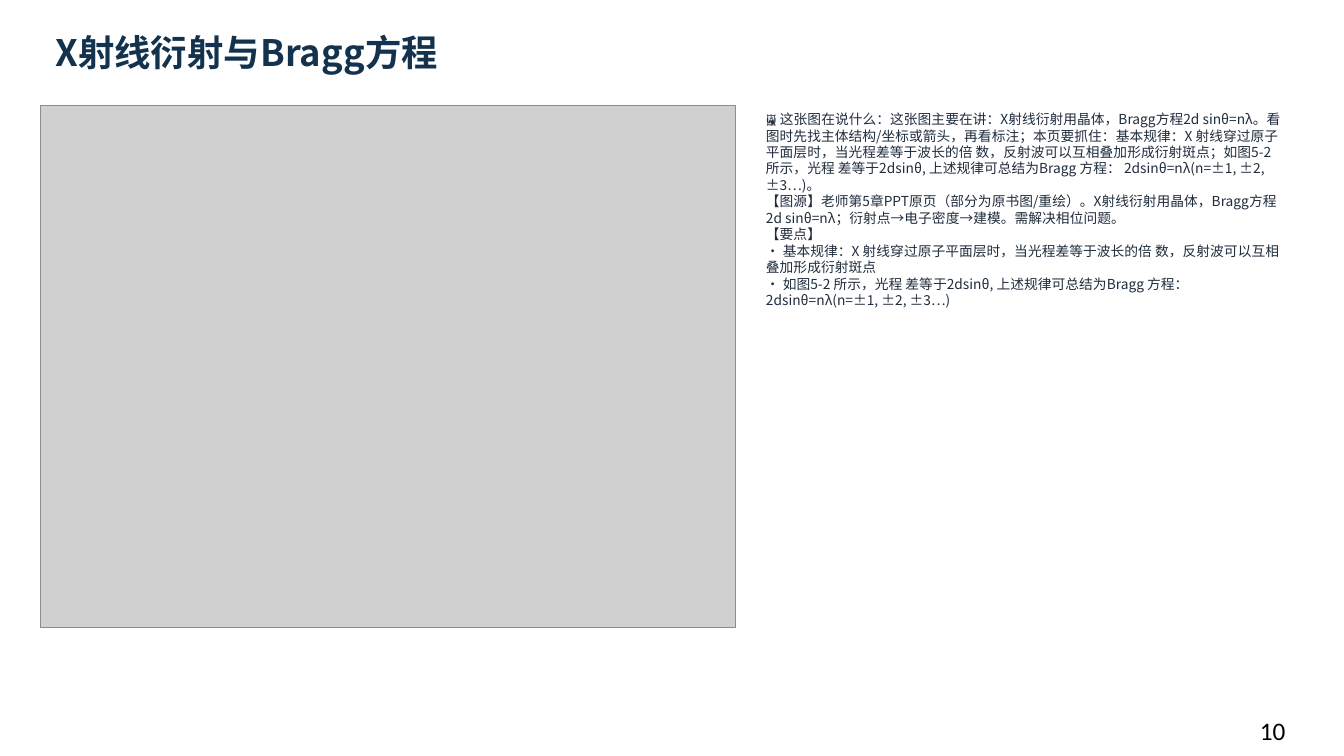
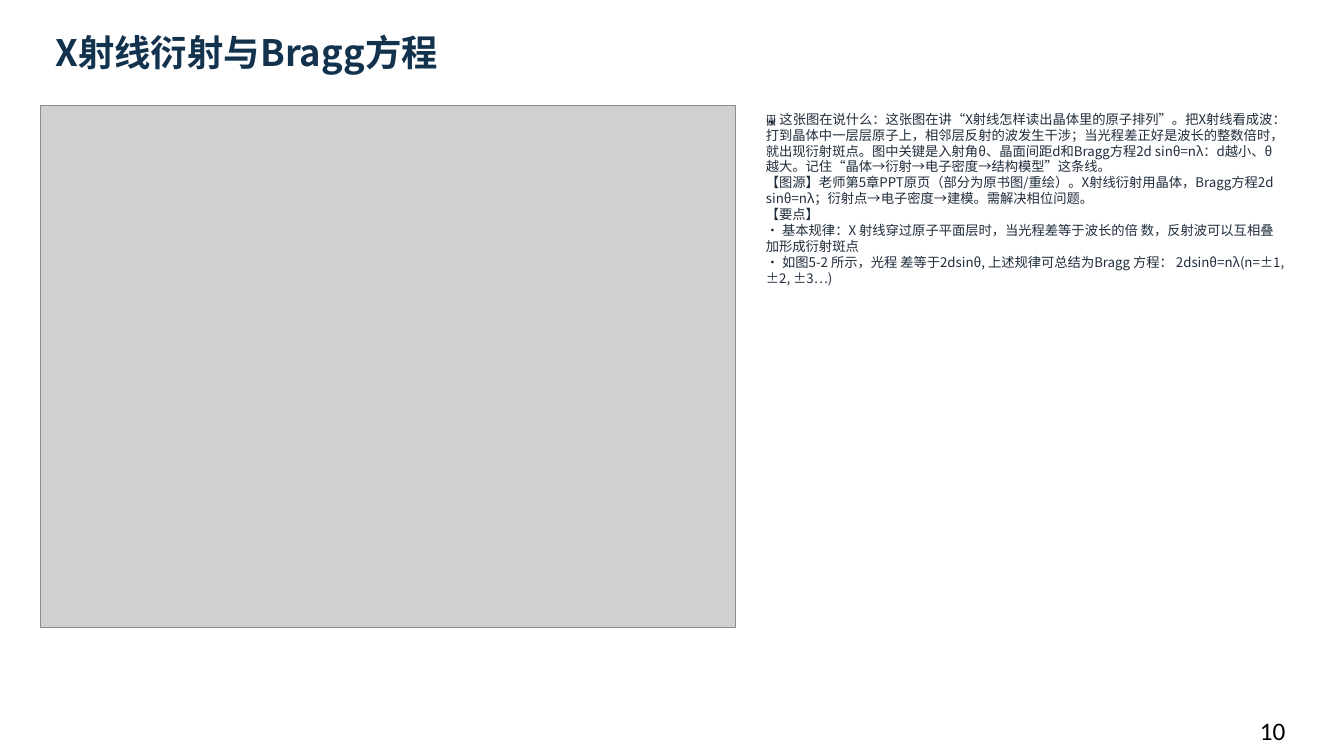
Before and after one commit to newkan-li/Biochemistry, a slide deck: slide 10 of downloads/bc03-ai-style.pptx. Drawn at 1344x756 pixels with LibreOffice and Linux fonts; fonts in the diff are those of the drawing; grey boxes stand for pictures. Boxes give left, top, right and bottom in pixels: in the first picture for what was removed or moved away, otherwise in the second. Text is boxed around its words. In the diff, an @@ line names an element or a change of style, - is before the commit and + after.

```diff
--- a/downloads/bc03-ai-style.pptx
+++ b/downloads/bc03-ai-style.pptx
@@ text at (x1=766, y1=112, x2=1286, y2=286): text changed; size 9.8 to 9.5 pt @@
-🖼 这张图在说什么：这张图主要在讲：X射线衍射用晶体，Bragg方程2d sinθ=nλ。看图时先找主体结构/坐标或箭头，再看标注；本页要抓住：基本规律：X 射线穿过原子平面层时，当光程差等于波长的倍 数，反射波可以互相叠加形成衍射斑点；如图5-2 所示，光程 差等于2dsinθ, 上述规律可总结为Bragg 方程： 2dsinθ=nλ(n=±1, ±2, ±3…)。
-【图源】老师第5章PPT原页（部分为原书图/重绘）。X射线衍射用晶体，Bragg方程2d sinθ=nλ；衍射点→电子密度→建模。需解决相位问题。
-【要点】
-• 基本规律：X 射线穿过原子平面层时，当光程差等于波长的倍 数，反射波可以互相叠加形成衍射斑点
-• 如图5-2 所示，光程 差等于2dsinθ, 上述规律可总结为Bragg 方程： 2dsinθ=nλ(n=±1, ±2, ±3…)
+🖼 这张图在说什么：这张图在讲“X射线怎样读出晶体里的原子排列”。把X射线看成波：打到晶体中一层层原子上，相邻层反射的波发生干涉；当光程差正好是波长的整数倍时，就出现衍射斑点。图中关键是入射角θ、晶面间距d和Bragg方程2d sinθ=nλ：d越小、θ越大。记住“晶体→衍射→电子密度→结构模型”这条线。
+【图源】老师第5章PPT原页（部分为原书图/重绘）。X射线衍射用晶体，Bragg方程2d sinθ=nλ；衍射点→电子密度→建模。需解决相位问题。
+【要点】
+• 基本规律：X 射线穿过原子平面层时，当光程差等于波长的倍 数，反射波可以互相叠加形成衍射斑点
+• 如图5-2 所示，光程 差等于2dsinθ, 上述规律可总结为Bragg 方程： 2dsinθ=nλ(n=±1, ±2, ±3…)
```
Also in this commit, not shown: 57 other slides changed, 5 other files.
